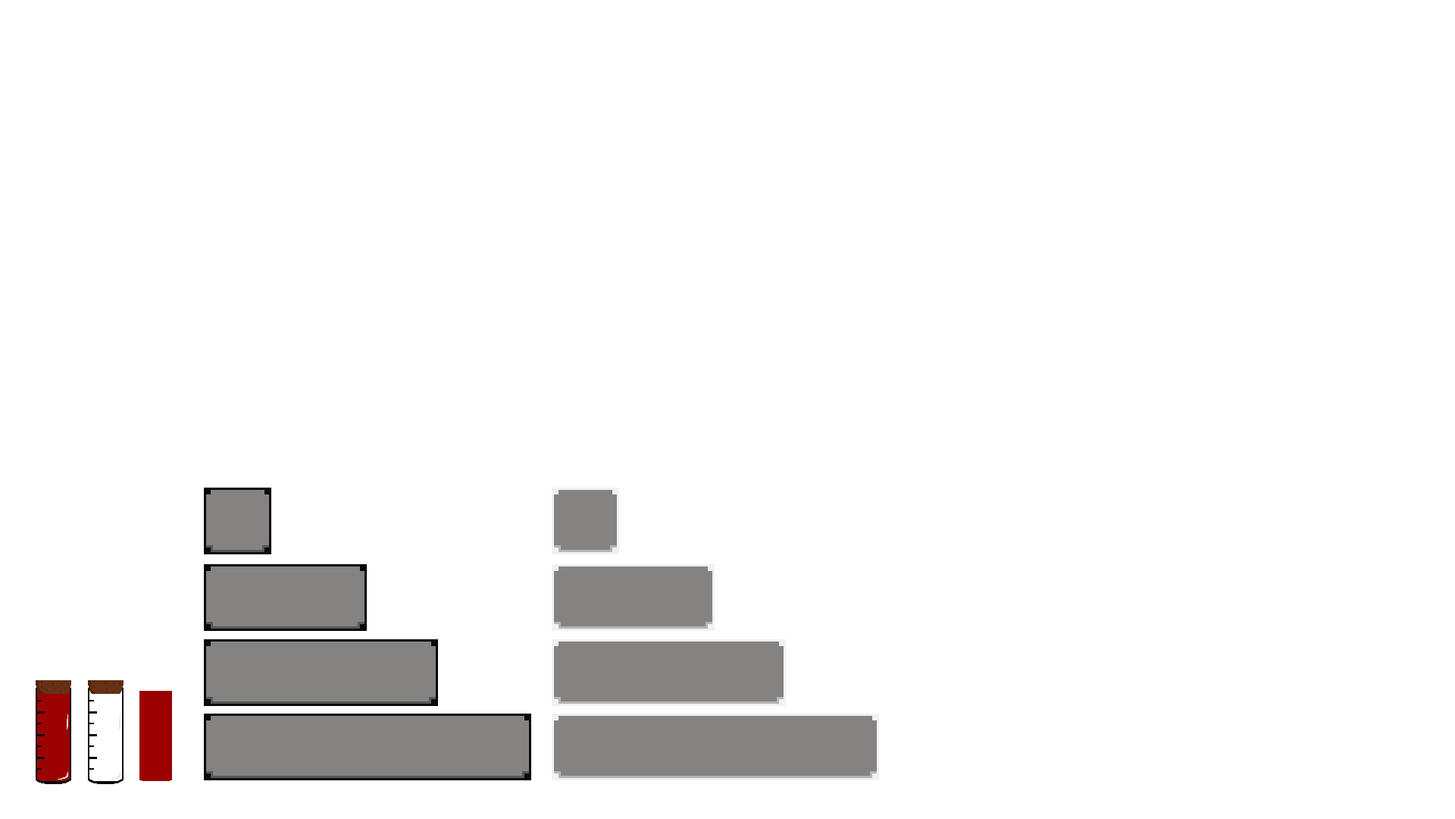
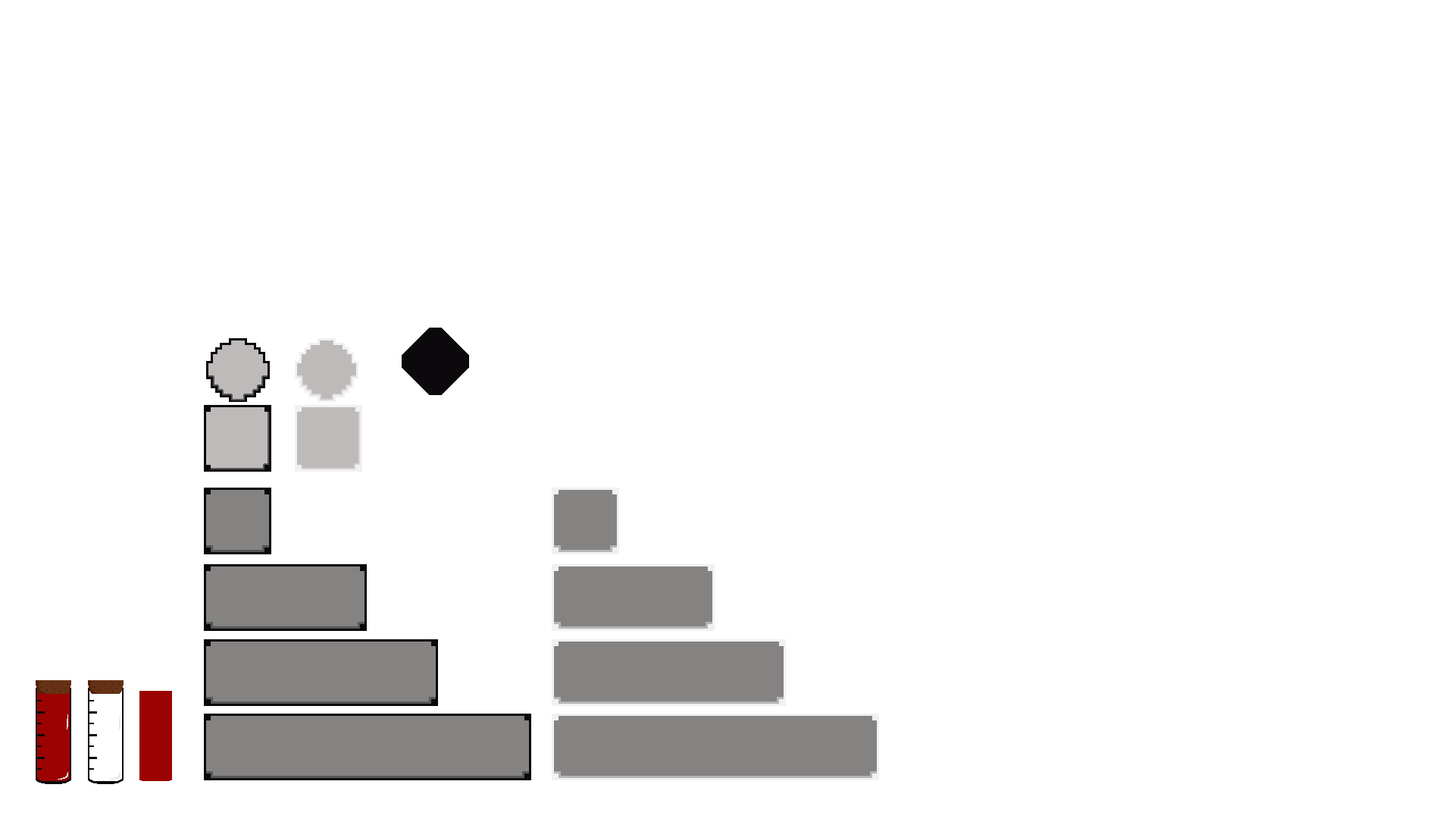
The second w=1455, h=819 image is a revision of the first. Changes to its layers:
added layer "Layer 24" above "Layer 20(pasted)" over (x1=203, y1=327, x2=470, y2=472)
added layer "Layer 20(pasted)" above "Layer 19(pasted)" over (x1=203, y1=327, x2=470, y2=472)
